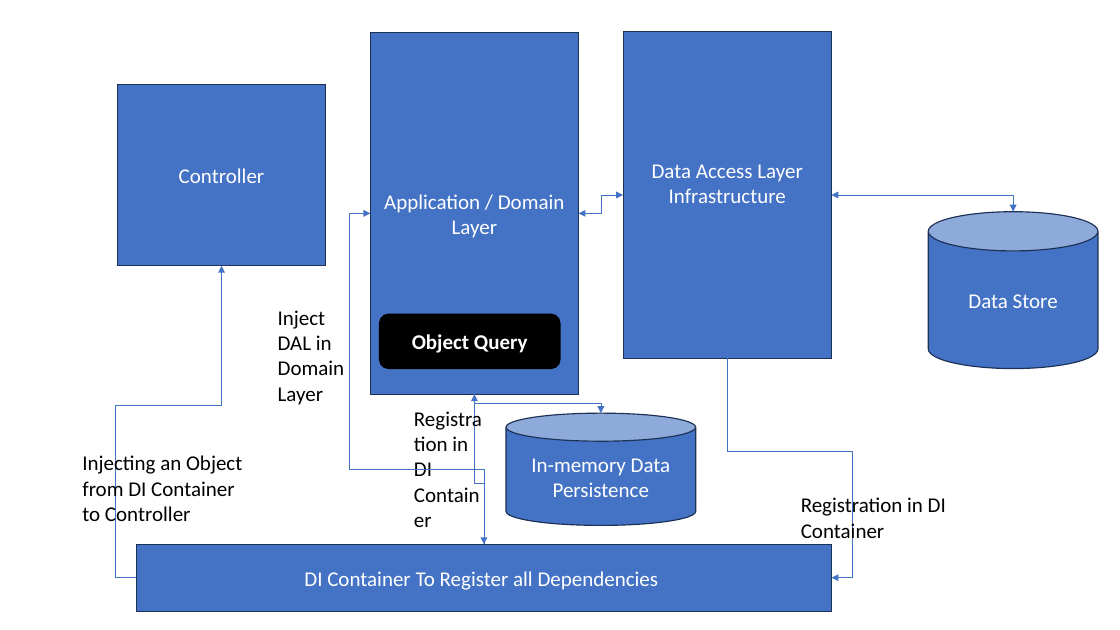
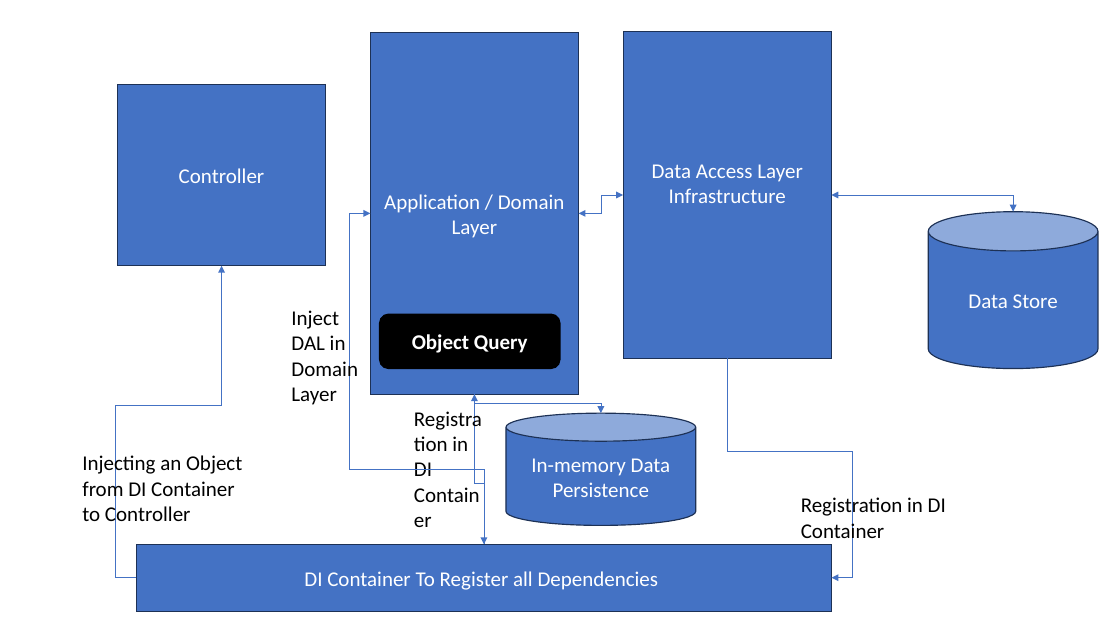
Before and after one commit to maheshsabnis/Capita_NETApps, a slide deck: slide 8 of TrgImages.pptx. Drawn at 1120x630 pixels with LibreOffice and Linux fonts; fonts in the diff are those of the drawing. Boxes give left, top, right and bottom in pixels: in the first picture for what was removed or moved away, otherwise in the second. Text is boxed around its words. In the diff, an @@ line names an element or a change of style, - is before the commit and + after.

```diff
--- a/TrgImages.pptx
+++ b/TrgImages.pptx
@@ text "Inject DAL in Domain Layer": place and size @@
-text "Inject DAL in Domain Layer" at (278, 310, 345, 405)
+text "Inject DAL in Domain Layer" at (291, 310, 358, 405)
```
Also in this commit, not shown: 4 slides added, 26 other files.
